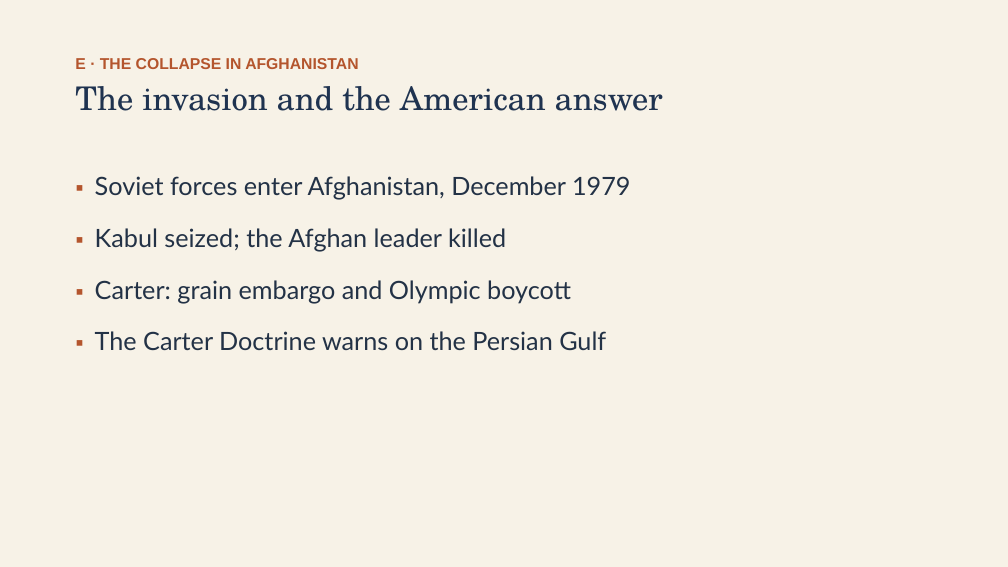
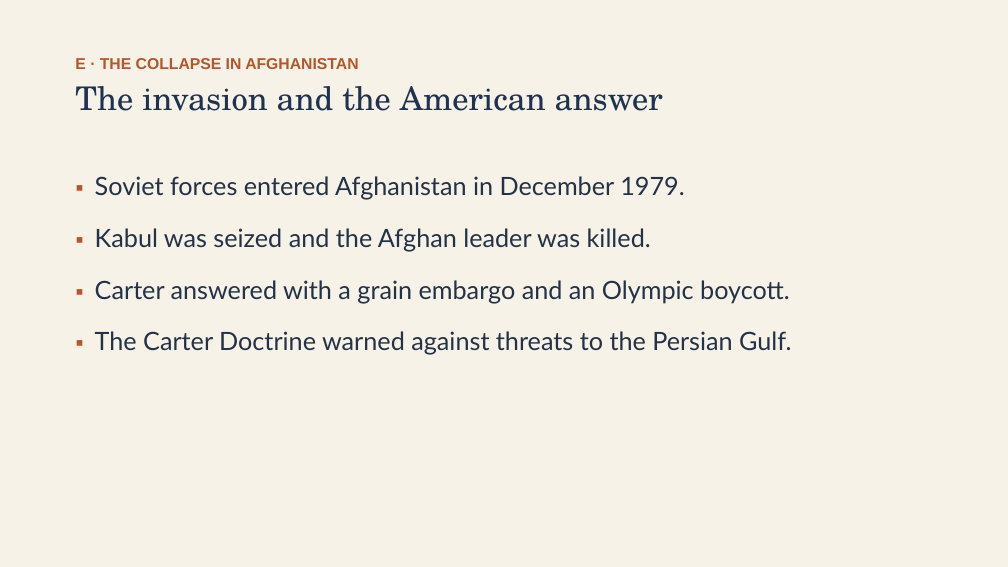
Before and after one commit to ab17gthb/humanities-curriculum-group, a slide deck: slide 17 of cold-war/lesson-07/lesson-07-slides.pptx. Drawn at 1008x567 pixels with LibreOffice and Linux fonts; fonts in the diff are those of the drawing. Boxes give left, top, right and bottom in pixels: in the first picture for what was removed or moved away, otherwise in the second. Text is boxed around its words. In the diff, an @@ line names an element or a change of style, - is before the commit and + after.

```diff
--- a/cold-war/lesson-07/lesson-07-slides.pptx
+++ b/cold-war/lesson-07/lesson-07-slides.pptx
@@ text at (95,176,791,355): text changed @@
-▪ Soviet forces enter Afghanistan, December 1979
-▪ Kabul seized; the Afghan leader killed
-▪ Carter: grain embargo and Olympic boycott
-▪ The Carter Doctrine warns on the Persian Gulf
+▪ Soviet forces entered Afghanistan in December 1979.
+▪ Kabul was seized and the Afghan leader was killed.
+▪ Carter answered with a grain embargo and an Olympic boycott.
+▪ The Carter Doctrine warned against threats to the Persian Gulf.
```
Also in this commit, not shown: 11 other slides changed, 6 other files.
